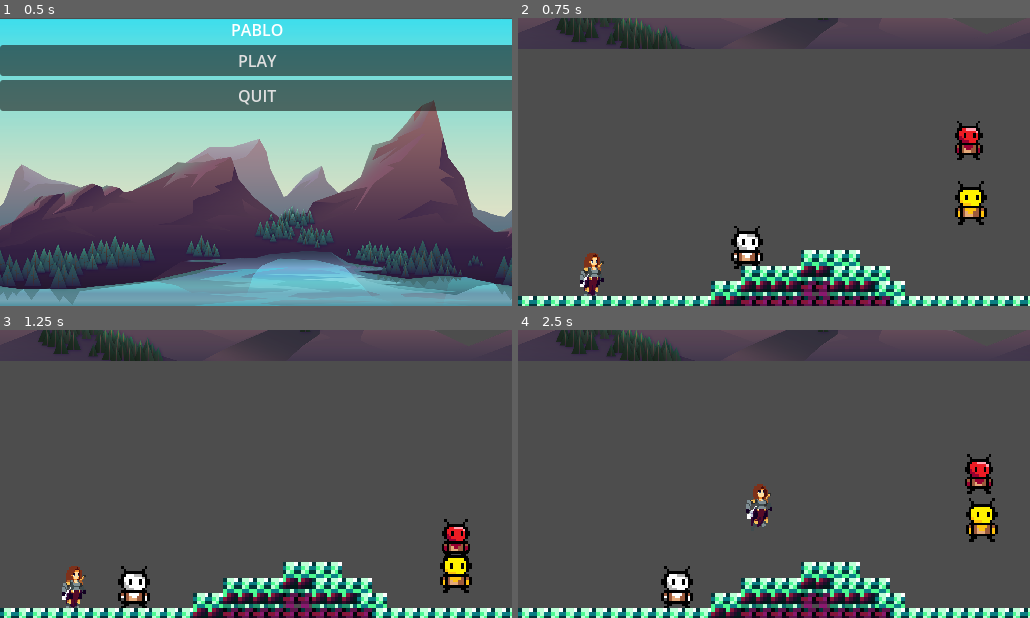
Above: before the commit, frames 1-4 (two rows, left to right).
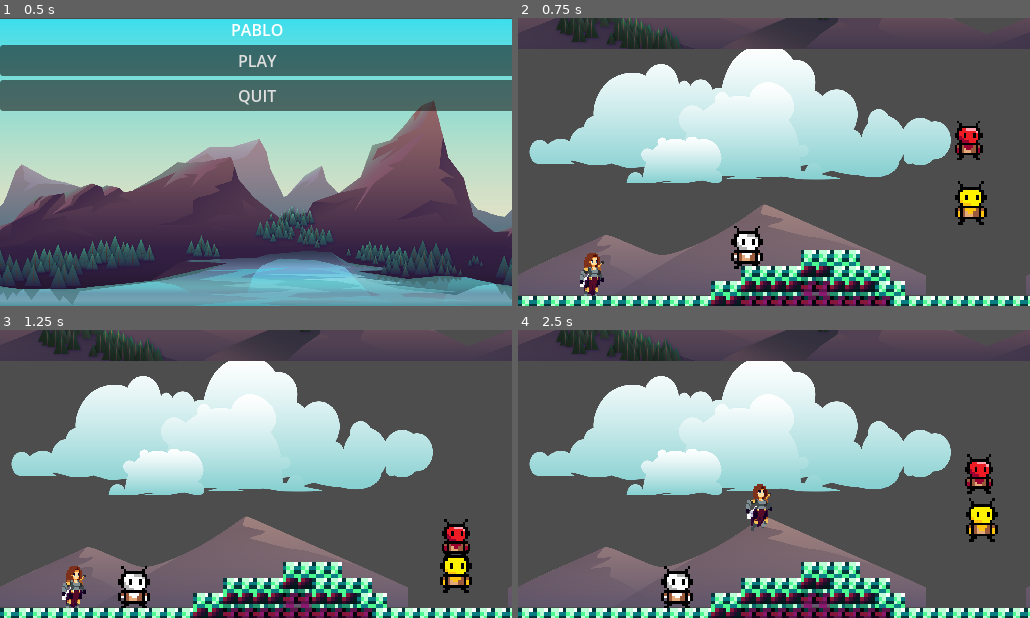
Above: after the commit, the same moments.

Repository: BaoQui/Pablo-s-Adventure
Game: Godot game, scene res://main_menu.tscn
Same seed, same stepped clock (60 frames per second), same inputs: the game is played once before the commit and once after it.
Inputs (mouse positions are in pixels of both pictures, inside the frame that each line leads up to):
- Up to frame 1 (0.5 s): no input
- Up to frame 2 (0.75 s): click "PLAY" at 0.5 s
- Up to frame 3 (1.25 s): no input
- Up to frame 4 (2.5 s): tap Enter (ui_accept) at 1.25, 1.52, 2.27 s; move the mouse to (886, 459) at 1.27 s; hold Right (ui_right) from 1.28 s (still down); move the mouse to (671, 488) at 2.02 s

Frame 1 is identical in both runs. In frame 2, 32% of the frame differs, in the area x 0-100%, y 10-97%; in frame 3, 32%; in frame 4, 33%.

Commit message:
ueiubdwaiubdaw

Diff:
--- a/player.tscn
+++ b/player.tscn
@@ -734,7 +734,7 @@
 motion_mirroring = Vector2(340, 0)
 
 [node name="Sprite2D" type="Sprite2D" parent="ParallaxBackground/ParallaxLayer3"]
-position = Vector2(194, -69)
+position = Vector2(161, 80)
 scale = Vector2(0.186979, 0.188889)
 texture = ExtResource("44_bfour")
 
@@ -743,7 +743,7 @@
 motion_mirroring = Vector2(340, 0)
 
 [node name="Sprite2D" type="Sprite2D" parent="ParallaxBackground/ParallaxLayer4"]
-position = Vector2(147, -111)
+position = Vector2(136, 110)
 scale = Vector2(0.142448, 0.138889)
 texture = ExtResource("46_8gr2b")
 
